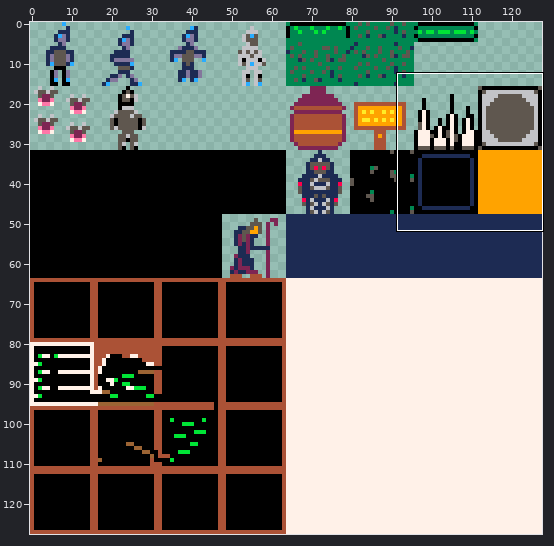
File history of a sprite sheet, packed.png. Above, an overview of the earlier version with the close-up marked.
Close-up. The starting point:
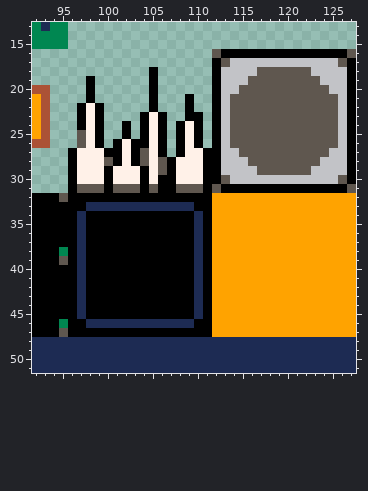
The file is 128x128 pixels. Colours within 5 levels of each other are drawn and written as one. Shown: x 92..127, y 13..51. The commit also changed other parts of the picture, which this record leaves out.
The result:
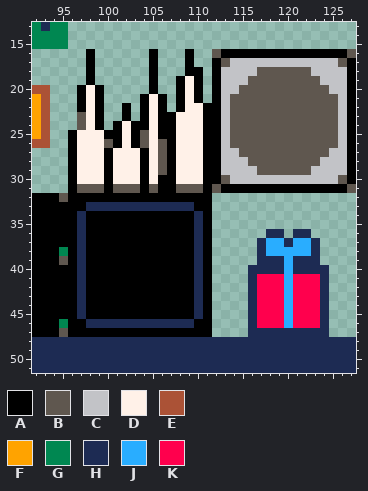
Palette (. is transparent): A #000000  B #5f574f  C #c2c3c7  D #fff1e8  E #ab5236  F #ffa300  G #008751  H #1d2b53  J #29adff  K #ff004d
Diff:
@@ x 94..113 @@
 15 GG..................
-16 ..................BA
-17 ..................AB
-18 ...........A......AC
-19 ....A......A......AC
-20 ....A......A......AC
-21 ....A......A...A..AC
-22 ...ADA.....A...A..AC
-23 ...ADA....ADA..AA.AC
-24 ...ADA..A.ADA.ADA.AC
-25 ...BDA..A.ADA.ADA.AC
-26 ...BDA.ADAADA.ADA.AC
-27 ..ADDDAADABDA.ADDAAC
-28 ..ADDDBADABDBADDDAAC
+16 ....A......A...A..BA
+17 ....A......A...A..AB
+18 ....A......A...AA.AC
+19 ....A......A..ADA.AC
+20 ...ADA.....A..ADA.AC
+21 ...ADA....ADA.ADA.AC
+22 ...ADA..A.ADA.ADDAAC
+23 ...BDA..A.ADAADDDAAC
+24 ...BDA.ADAADAADDDAAC
+25 ..ADDDAADABDAADDDAAC
+26 ..ADDDBADABDBADDDAAC
+27 ..ADDDADDDADBADDDAAC
+28 ..ADDDADDDADBADDDAAC
 29 ..ADDDADDDADBADDDAAC
@@ x 110..127 @@
 31 BABAAAAAAAAAAAAAAB
-32 AAFFFFFFFFFFFFFFFF
-33 AAFFFFFFFFFFFFFFFF
-34 HAFFFFFFFFFFFFFFFF
-35 HAFFFFFFFFFFFFFFFF
-36 HAFFFFFFFFFFFFFFFF
-37 HAFFFFFFFFFFFFFFFF
-38 HAFFFFFFFFFFFFFFFF
-39 HAFFFFFFFFFFFFFFFF
-40 HAFFFFFFFFFFFFFFFF
-41 HAFFFFFFFFFFFFFFFF
-42 HAFFFFFFFFFFFFFFFF
-43 HAFFFFFFFFFFFFFFFF
-44 HAFFFFFFFFFFFFFFFF
-45 HAFFFFFFFFFFFFFFFF
-46 AAFFFFFFFFFFFFFFFF
-47 AAFFFFFFFFFFFFFFFF
+32 AA................
+33 AA................
+34 HA................
+35 HA................
+36 HA......HH.HH.....
+37 HA.....HJJHJJH....
+38 HA.....HJJJJJH....
+39 HA.....HHHJHHH....
+40 HA....HHHHJHHHH...
+41 HA....HKKKJKKKH...
+42 HA....HKKKJKKKH...
+43 HA....HKKKJKKKH...
+44 HA....HKKKJKKKH...
+45 HA....HKKKJKKKH...
+46 AA....HKKKJKKKH...
+47 AA....HHHHHHHHH...
 48 HHHHHHHHHHHHHHHHHH
Pixel boxes of the changes (left, top, right, bottom) in both close-ups:
changed: (68, 49, 212, 166)
changed: (212, 193, 356, 337)
